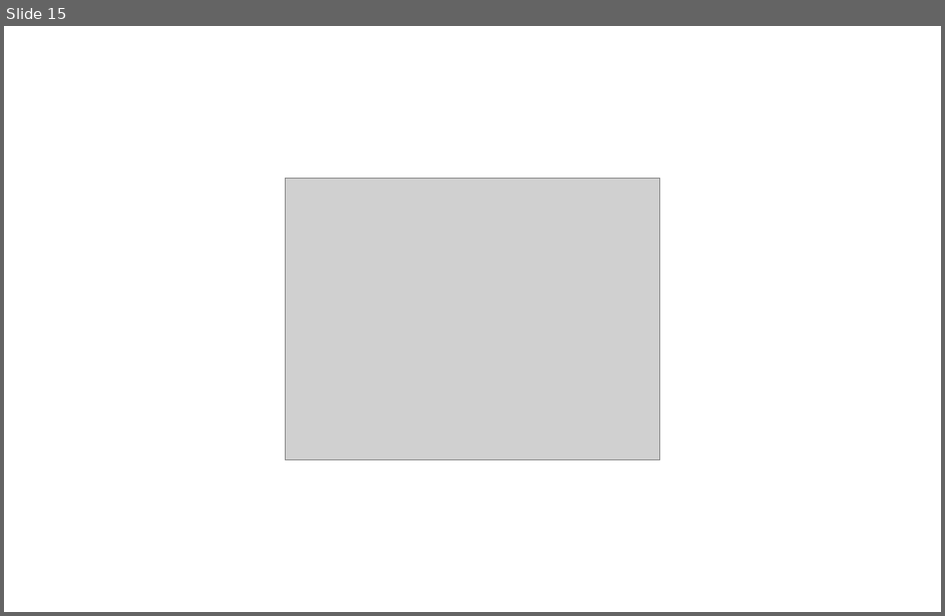
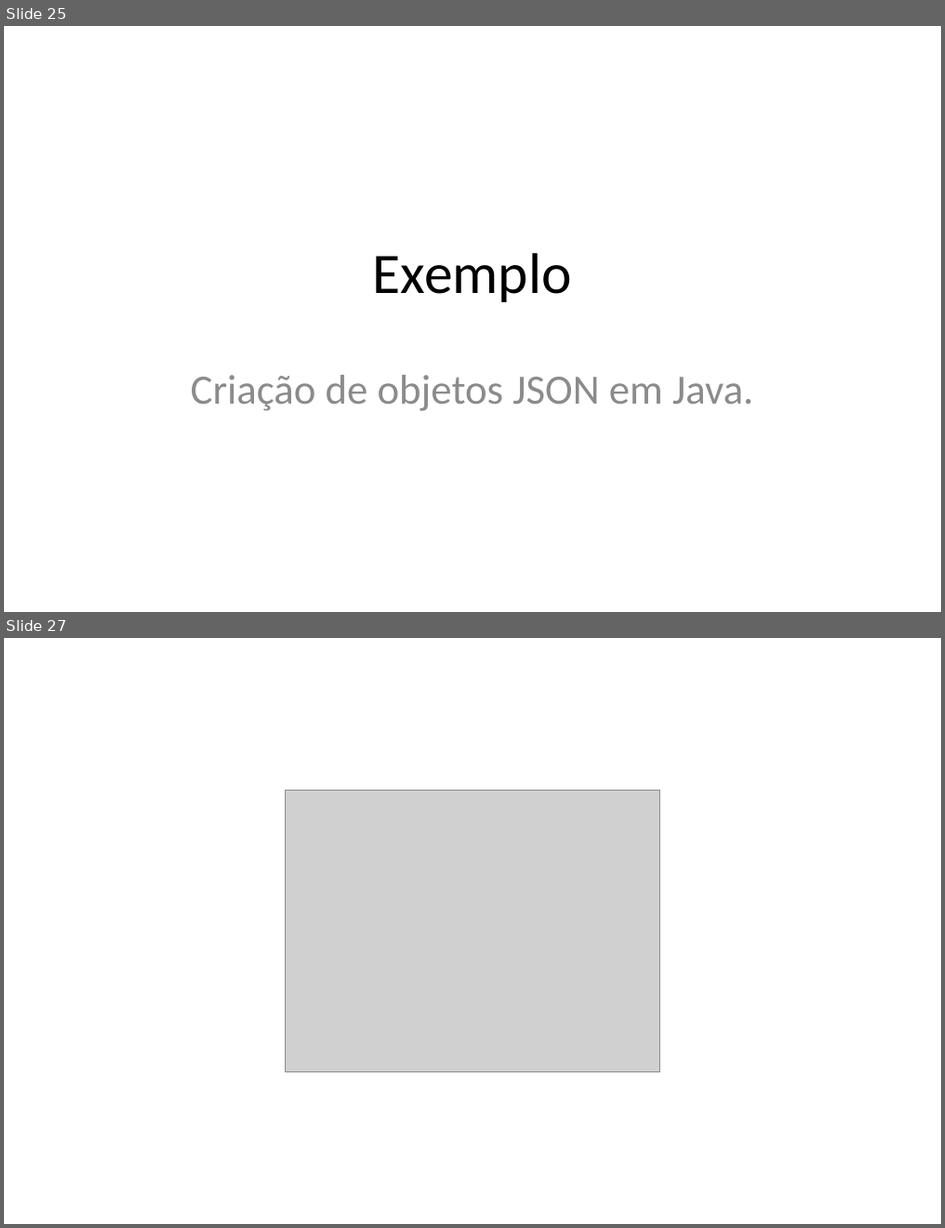
Before and after one commit to iptomar/letrinhas_si, a slide deck: Apresentacoes/v01.pptx. Shown one above the other, each under a label of ours: slide 15 before the commit, slides 25 and 27 after it; the slides between them are not shown. The pictures are 945x616 and 945x1228 pixels, drawn with LibreOffice and Linux fonts; fonts in the diff are those of the drawing; grey boxes stand for pictures; background and template pictures are left out. Boxes give left, top, right and bottom in pixels: in the first picture for what was removed or moved away, otherwise in the second. Text is boxed around its words. In the diff, an @@ line names an element or a change of style, - is before the commit and + after.

Commit message:
Adição de exemplos da API Android para parsing de JSON e execução de HTTP requests para o servidor.

```diff
--- a/Apresentacoes/v01.pptx
+++ b/Apresentacoes/v01.pptx
@@ slide 25 added at [4, 26, 941, 612], background #FFFFFF @@
@@ title added at [373, 253, 572, 302], 44 pt, text #000000 @@
+Exemplo
@@ subtitle added at [191, 375, 754, 411], 32 pt, text #8C8C8C @@
+Criação de objetos JSON em Java.
@@ what was slide 15 is now slide 27 @@
```
Also in this commit, not shown: 3 slides changed, 13 other slides added, 1 slide removed.
